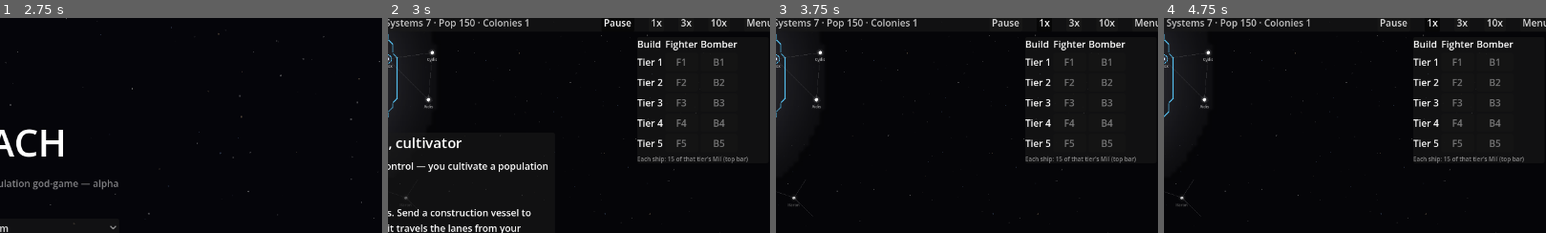
Above: before the commit, frames 1-4 (left to right).
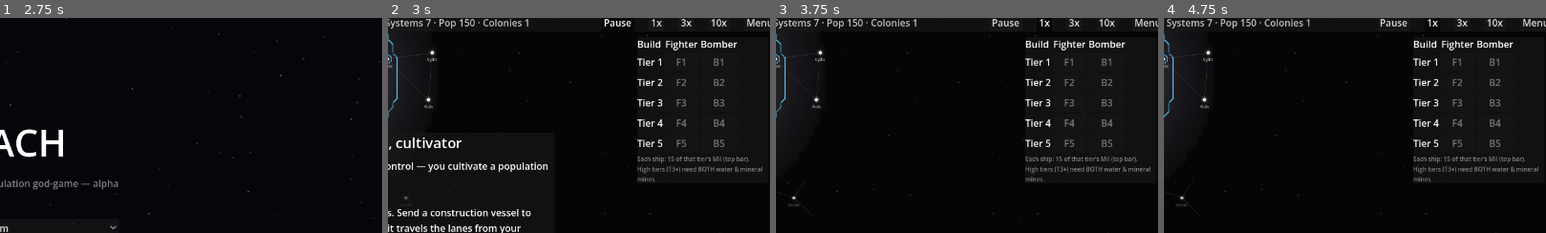
Above: after the commit, the same moments.

Repository: evyatarmitz/reach
Game: Godot game, scene res://menu/menu.tscn
The game is run twice, just before and just after one commit, with the same random seed, the same clock (stepped at 60 frames per second) and the same inputs.
Inputs:
- Up to frame 1 (2.75 s): click "New Game" at 0.5 s; click "Normal" at 1.25 s; click "Normal" at 2 s
- Up to frame 2 (3 s): click "Start" at 2.75 s
- Up to frame 3 (3.75 s): click "Begin" at 3.5 s
- Up to frame 4 (4.75 s): click "1x" at 4.25 s
The pictures show only the part of the screen within x 49-99%, y 1-51%; the shares and areas given below are measured in that part.

Frame 1 is identical in both runs. In frame 2, 0.6% of the frame differs, in the area x 65-98%, y 66-76%; in frame 3, 0.6%; in frame 4, 0.6%.

Commit message:
0.58.0 - vision: national/civilian split via military variety-gating
The economy already splits civilian (water→food→growth) from national
(mineral→alloy→military). This adds the vision's remaining piece: "higher
production tiers need a wider variety of resource types, rewarding diverse
territory over hoarding one kind." Concretely, military tiers at VARIETY_MIN_TIER
and above (T3-5) now require the empire to mine BOTH water and mineral deposits —
so a modern war machine needs the civilian (water) economy as well as the
industrial (mineral) one, not just a big single-resource stockpile.

- Sim tick: compute per-empire deposit diversity (mines_both) once, gate the top
  military tiers on it. constants: VARIETY_MIN_TIER. Build panel notes the
  requirement.
- Tests: top tiers blocked mining minerals only, unlocked once both types mined;
  updated the military-resources test to give its city both mines.
- Balance re-verified: identical to pre-change (100% pop retention, no steamroll
  40/24/22/14, all five military tiers still produce) — empires normally mine
  mixed deposits, so the gate only bites a one-resource hoarder, as intended.
  138 tests pass.

Happiness dimension + additional raw resource types are left as a documented
future refinement. This COMPLETES the vision feature set.

Diff:
--- a/desktop/game/main.gd
+++ b/desktop/game/main.gd
@@ -1319,8 +1319,8 @@
 	# in the top bar), NOT alloys. Alloys are the civilian material that feeds the
 	# tier-1 military resource.
 	var note := Label.new()
-	note.text = "Each ship: %d of that tier's Mil (top bar)" \
-		% int(SimConstants.SHIP_NAT_COST)
+	note.text = "Each ship: %d of that tier's Mil (top bar).\nHigh tiers (T%d+) need BOTH water & mineral mines." \
+		% [int(SimConstants.SHIP_NAT_COST), SimConstants.VARIETY_MIN_TIER + 1]
 	note.add_theme_font_size_override("font_size", 10)
 	note.modulate = Color(1, 1, 1, 0.5)
 	note.autowrap_mode = TextServer.AUTOWRAP_WORD_SMART
--- a/desktop/sim/constants.gd
+++ b/desktop/sim/constants.gd
@@ -168,6 +168,11 @@
 # unbuildable (dead content — every game showed Mil T3-5 stuck at 0). These map the
 # five tiers onto achievable city sizes: small cities make T1-2, big cities T3-5.
 const MIL_CUTOFF := [50.0, 150.0, 350.0, 700.0, 1200.0]
+# National/civilian resource split: military tiers at this index and above (0-based;
+# 2 = tiers 3-5) require the empire to mine BOTH deposit types — the vision's
+# "higher production tiers need a wider variety of resource types, rewarding diverse
+# territory over hoarding one kind."
+const VARIETY_MIN_TIER := 2
 const MIL_COEF := 0.02
 const MIL_EXP := 0.8
 
--- a/desktop/sim/sim.gd
+++ b/desktop/sim/sim.gd
@@ -1230,6 +1230,24 @@
 		e.minerals = minf(e.minerals, maxf(SimConstants.RAW_STOCK_MIN,
 			alloy_cap.get(e.id, 0.0) * SimConstants.RAW_STOCK_DAYS))
 
+	# National vs civilian variety: higher-tier military production needs a wider
+	# variety of resource types, rewarding diverse territory over hoarding one kind
+	# (vision). Concretely, an empire must mine BOTH water and minerals to refine the
+	# top military tiers (VARIETY_MIN_TIER+) — the civilian (water→food) economy and
+	# the industrial (mineral→alloy) economy both feed a modern war machine.
+	var mines_both := {}
+	var has_water := {}
+	var has_mineral := {}
+	for p in planets.values():
+		if p.has_mine():
+			if p.deposit_type == SimConstants.Deposit.WATER:
+				has_water[p.mine_empire_id] = true
+			elif p.deposit_type == SimConstants.Deposit.MINERAL:
+				has_mineral[p.mine_empire_id] = true
+	for eid in has_water:
+		if has_mineral.has(eid):
+			mines_both[eid] = true
+
 	# 2. Established cities refine T0 -> T1, capped by available input (partial
 	#    is fine). Earlier colonies draw first — deterministic by colony order.
 	for c in colonies:
@@ -1257,6 +1275,10 @@
 			* pow(c.population, SimConstants.MIL_EXP) * dt_days
 		for t in 5:
 			if c.population < SimConstants.MIL_CUTOFF[t]:
+				break
+			# Variety gate: the top tiers need diverse territory (both deposit types
+			# mined), not just a big single-resource stockpile.
+			if t >= SimConstants.VARIETY_MIN_TIER and not mines_both.has(e.id):
 				break
 			var avail: float = e.alloys if t == 0 else e.nat[t - 1]
 			var made: float = minf(mil_cap, avail)
--- a/desktop/tests/run_tests.gd
+++ b/desktop/tests/run_tests.gd
@@ -69,6 +69,7 @@
 	_test_attrition_and_depot()
 	_test_structure_capture()
 	_test_support_structures()
+	_test_resource_variety()
 	_test_construction_vessel()
 	_test_anomalies()
 	_test_difficulty()
@@ -642,6 +643,15 @@
 	var s := sim.add_system("S")
 	s.map_pos = Vector2.ZERO
 	sim.inject_colony(e.id, sim.add_planet(s.id, "big").id, 3000.0, true)
+	# The top tiers need deposit variety, so give this empire both mine types.
+	var wm := sim.add_planet(s.id, "w")
+	wm.deposit_type = SimConstants.Deposit.WATER
+	wm.mine_empire_id = e.id
+	var mm := sim.add_planet(s.id, "m")
+	mm.deposit_type = SimConstants.Deposit.MINERAL
+	mm.mine_empire_id = e.id
+	e.water = 1.0e9
+	e.minerals = 1.0e9
 	run_days(sim, 40.0)
 	# The chain feeds upward, so a maxed city ends holding the TOP tier (lower
 	# tiers get consumed to make the next) — that's the "spread cities for a mix"
@@ -658,6 +668,41 @@
 	run_days(sim2, 40.0)
 	check(e2.nat[0] > 0.0 and e2.nat[1] == 0.0,
 		"a small city (below the tier-2 cutoff) refines only tier 1")
+
+
+func _test_resource_variety() -> void:
+	# Top military tiers need diverse territory: an empire mining only minerals can't
+	# refine tier VARIETY_MIN_TIER+; adding a water mine unlocks it.
+	var sim := Sim.new()
+	var e := sim.add_empire("V", Color.WHITE)
+	e.alloys = 1.0e9
+	e.food = 1.0e9   # keep the city fed/stable
+	e.minerals = 1.0e9
+	var s := sim.add_system("S")
+	s.map_pos = Vector2.ZERO
+	sim.inject_colony(e.id, sim.add_planet(s.id, "big").id, 3000.0, true)
+	var mp := sim.add_planet(s.id, "min")   # mineral mine only
+	mp.deposit_type = SimConstants.Deposit.MINERAL
+	mp.mine_empire_id = e.id
+	run_days(sim, 30.0)
+	# The chain drains lower tiers UP, so without variety the top REACHED tier is
+	# VARIETY_MIN_TIER-1; tiers at/above the variety gate stay 0.
+	var gate := SimConstants.VARIETY_MIN_TIER
+	var blocked := true
+	for t in range(gate, 5):
+		if e.nat[t] != 0.0:
+			blocked = false
+	check(blocked, "tiers at/above the variety gate are blocked without deposit variety")
+	var lower := 0.0
+	for t in gate:
+		lower += e.nat[t]
+	check(lower > 0.0, "lower military tiers still produce without variety")
+	var wp := sim.add_planet(s.id, "wat")   # now add a water mine → variety
+	wp.deposit_type = SimConstants.Deposit.WATER
+	wp.mine_empire_id = e.id
+	run_days(sim, 40.0)
+	check(e.nat[4] > 0.0,
+		"the top tier is reached once both deposit types are mined")
 
 
 func _test_support_structures() -> void:
Not shown, changed: artifacts/notes/TODO.md
